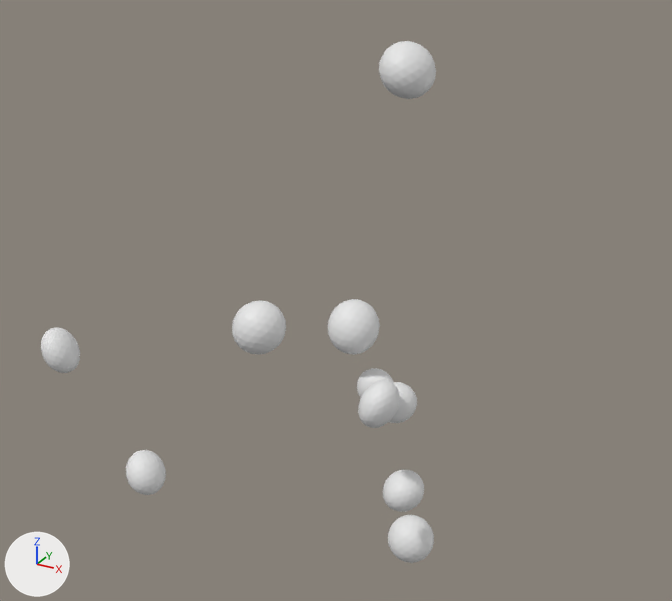
The OBJ model data/radials/radial_20/radial.obj: old version first, new version second.
One viewpoint serves both versions: a 50 mm camera at (0.754, -1.594, 1.008) aimed at (-0.113, -0.018, 0.219). The lights are fixed; the arrows at lower left show +X, +Y and +Z. The first picture is the older version. Where no turn or scale is listed for an object, it has been applied to the vertices.

Names of what the first picture shows: 'radial'.
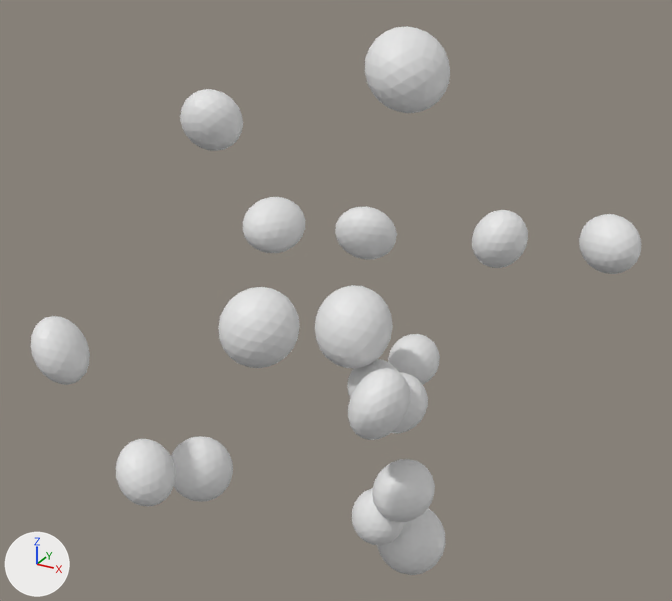
What changed in the scene script:
```text
Change me_radial:
    remove me_radial.from_pydata(...)  # 1620 vertices, 3200 faces; spans x -0.597..0.09, y -0.514..0.367, z -0.485..0.71
    add me_radial.from_pydata(...)  # 2916 vertices, 5760 faces; spans x -0.654..0.441, y -0.534..0.4, z -0.514..0.74
    me_radial part 1: the loose piece of 162 vertices spanning x -0.137..-0.041, y -0.393..-0.299, z 0.25..0.346 is scaled about its middle by 1.5
    me_radial part 2: the loose piece of 162 vertices spanning x -0.042..0.051, y -0.004..0.084, z -0.07..0.023 is scaled about its middle by 1.5
    me_radial part 3: the loose piece of 162 vertices spanning x -0.309..-0.231, y -0.514..-0.434, z -0.03..0.049 is scaled about its middle by 1.5
    me_radial part 4: the loose piece of 162 vertices spanning x -0.597..-0.52, y -0.416..-0.331, z 0.106..0.197 is scaled about its middle by 1.5
    me_radial part 5: the loose piece of 162 vertices spanning x -0.099..-0.012, y 0.025..0.101, z -0.059..0.032 is scaled about its middle by 1.5
    me_radial part 6: the loose piece of 162 vertices spanning x -0.164..-0.051, y -0.008..0.11, z 0.072..0.19 is scaled about its middle by 1.5
    me_radial part 7: a new loose piece, an icosphere of 320 faces spanning x -0.059..0.11, y 0.022..0.189, z -0.514..-0.344
    me_radial part 8: the loose piece of 162 vertices spanning x -0.003..0.09, y -0.039..0.061, z -0.27..-0.178 is scaled about its middle by 1.5
    me_radial part 9: the loose piece of 162 vertices spanning x -0.171..-0.047, y 0.232..0.367, z 0.589..0.71 is scaled about its middle by 1.5
    me_radial part 10: the loose piece of 162 vertices spanning x -0.037..0.048, y -0.098..0.006, z -0.036..0.069 is scaled about its middle by 1.5
    me_radial part 11: the loose piece of 162 vertices spanning x -0.031..0.082, y 0.05..0.162, z -0.485..-0.372 is multiplied about its middle by the matrix ((-0.394, 0.079, -1.127), (-0.811, -1.14, 0.049), (-0.884, 0.546, 0.43)), then moved by (-0.405, 0.057, 0.717)
    me_radial part 12: the loose piece of 162 vertices spanning x -0.003..0.09, y -0.039..0.061, z -0.27..-0.178 is copied, and the copy is multiplied about its middle by the matrix ((-1.099, 0.638, -0.408), (-0.352, 0.157, 1.272), (0.671, 1.135, 0.056)), then moved by (-0.062, 0.002, -0.094); it spans x -0.083..0.046, y -0.047..0.073, z -0.383..-0.254
    me_radial part 13: the loose piece of 162 vertices spanning x -0.171..-0.047, y 0.232..0.367, z 0.589..0.71 is copied, and the copy is multiplied about its middle by the matrix ((-0.627, 0.942, 0.063), (0.937, 0.551, 0.113), (-0.217, 0.112, -1.251)), then moved by (-0.468, -0.091, -0.144); it spans x -0.654..-0.501, y 0.14..0.277, z 0.431..0.58
    me_radial part 14: the loose piece of 162 vertices spanning x -0.171..-0.047, y 0.232..0.367, z 0.589..0.71 is copied, and the copy is multiplied about its middle by the matrix ((1.006, -0.189, -0.015), (-0.259, -0.735, 0.725), (-0.266, -0.52, -0.76)), then moved by (0.486, -0.037, -0.307); it spans x 0.312..0.441, y 0.196..0.33, z 0.282..0.402
    me_radial part 15: the loose piece of 162 vertices spanning x -0.164..-0.051, y -0.008..0.11, z 0.072..0.19 is copied, and the copy is multiplied about its middle by the matrix ((1.0, 0.529, -0.501), (-0.362, 0.972, 0.019), (0.668, -0.198, 0.938)), then moved by (-0.06, 0.172, 0.154); it spans x -0.237..-0.097, y 0.161..0.284, z 0.218..0.352
    me_radial part 16: the loose piece of 162 vertices spanning x -0.099..-0.012, y 0.025..0.101, z -0.059..0.032 is copied, and the copy is multiplied about its middle by the matrix ((0.553, 0.032, -1.225), (0.044, 1.876, 0.077), (1.332, -0.094, 0.556)), then moved by (0.006, 0.193, -0.017); it spans x -0.11..0.011, y 0.184..0.328, z -0.093..0.033
    me_radial part 17: the loose piece of 162 vertices spanning x -0.003..0.09, y -0.039..0.061, z -0.27..-0.178 is copied, and the copy is multiplied about its middle by the matrix ((-1.523, 0.288, 0.021), (0.057, 0.41, -1.494), (-0.283, -1.467, -0.413)), then moved by (-0.446, -0.154, 0.004); it spans x -0.474..-0.331, y -0.215..-0.072, z -0.297..-0.143
    me_radial part 18: the loose piece of 162 vertices spanning x -0.164..-0.051, y -0.008..0.11, z 0.072..0.19 is copied, and the copy is multiplied about its middle by the matrix ((-0.929, -0.291, -0.066), (-0.339, 0.951, 0.462), (-0.137, 0.386, -0.988)), then moved by (0.283, 0.106, 0.221); it spans x 0.12..0.231, y 0.09..0.224, z 0.289..0.414
```

What differs and where, as boxes [x1, y1, x2, y2] in the pictures (672 x 601 px; the box of a moved part takes in the faces that stretch with it):
'radial', reshaped (54% wider)
    before: [41, 41, 436, 563]
    after: [31, 26, 641, 575]
part 1 of me_radial, moved or reshaped
    before: [232, 300, 286, 355]
    after: [218, 287, 300, 368]
part 2 of me_radial, moved or reshaped
    before: [389, 382, 417, 423]
    after: [391, 372, 428, 434]
part 3 of me_radial, moved or reshaped
    before: [126, 450, 166, 495]
    after: [116, 439, 176, 507]
part 4 of me_radial, moved or reshaped
    before: [41, 328, 80, 373]
    after: [31, 316, 90, 385]
part 5 of me_radial, moved or reshaped
    before: [357, 368, 393, 398]
    after: [347, 359, 399, 398]
part 6 of me_radial, moved or reshaped
    before: [328, 299, 380, 355]
    after: [315, 285, 393, 369]
part 7 of me_radial, added
    after: [377, 508, 445, 575]
part 8 of me_radial, moved or reshaped
    before: [383, 470, 424, 512]
    after: [372, 459, 435, 522]
part 9 of me_radial, moved or reshaped
    before: [379, 41, 436, 99]
    after: [365, 26, 450, 113]
part 10 of me_radial, moved or reshaped
    before: [358, 380, 399, 428]
    after: [348, 368, 410, 440]
part 11 of me_radial, moved or reshaped
    before: [388, 515, 434, 563]
    after: [243, 197, 305, 253]
part 12 of me_radial, added
    after: [352, 488, 405, 545]
part 13 of me_radial, added
    after: [180, 89, 243, 151]
part 14 of me_radial, added
    after: [579, 214, 641, 274]
part 15 of me_radial, added
    after: [335, 206, 397, 260]
part 16 of me_radial, added
    after: [388, 334, 440, 385]
part 17 of me_radial, added
    after: [171, 436, 233, 502]
part 18 of me_radial, added
    after: [472, 210, 528, 268]
